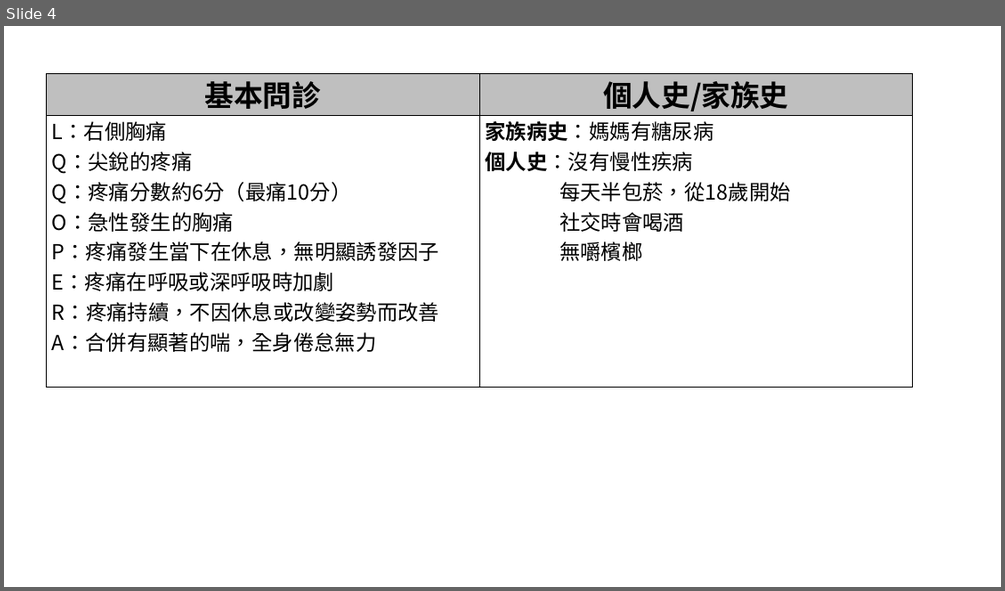
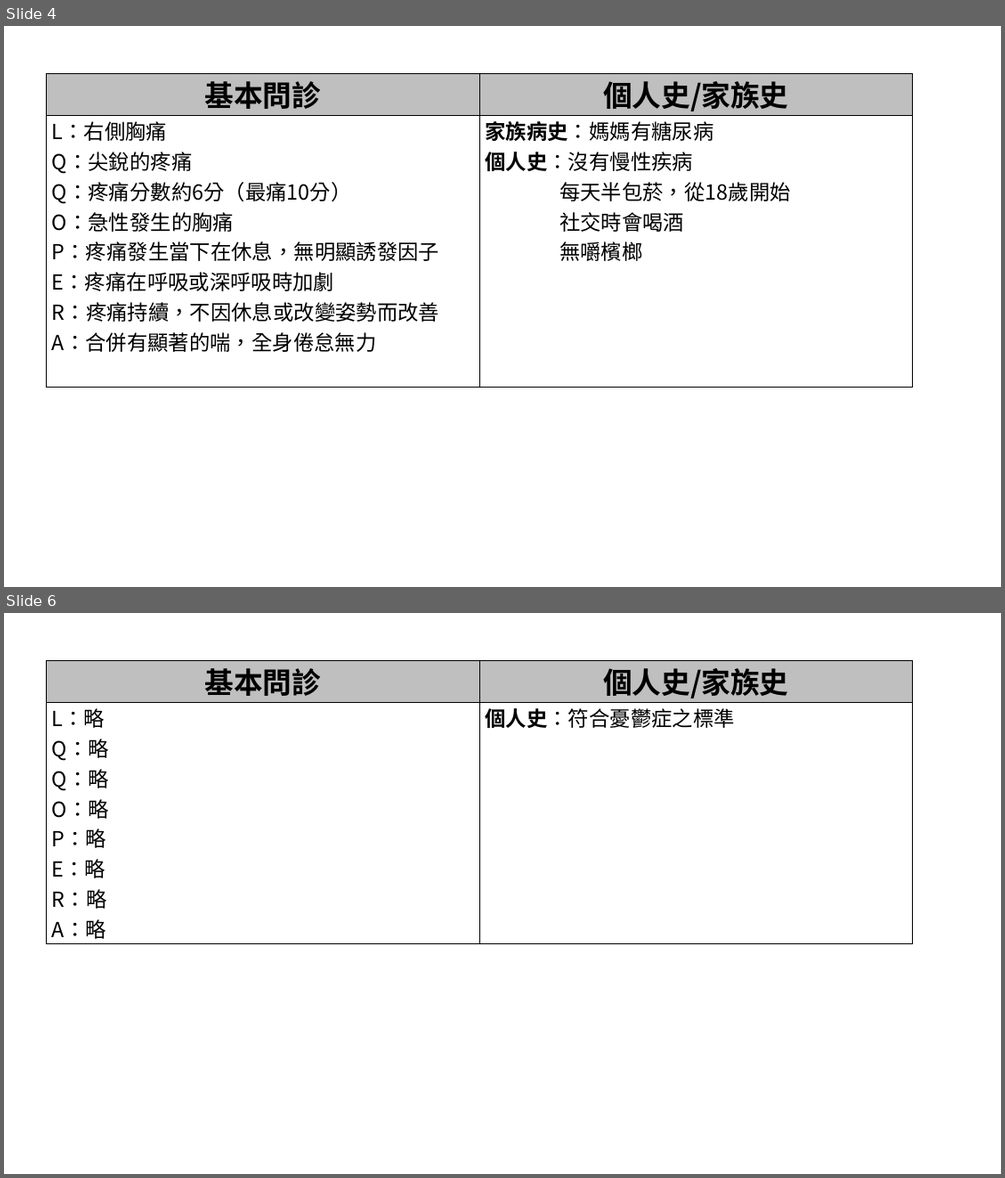
Before and after one commit to CYH16/CaseBot, a slide deck: 原始資料/簡報1.pptx. Shown one above the other, each under a label of ours: slide 4 before the commit, slides 4 and 6 after it; the slides between them are not shown. The pictures are 1005x591 and 1005x1178 pixels, drawn with LibreOffice and Linux fonts; fonts in the diff are those of the drawing. Boxes give left, top, right and bottom in pixels: in the first picture for what was removed or moved away, otherwise in the second. Text is boxed around its words. In the diff, an @@ line names an element or a change of style, - is before the commit and + after.

```diff
--- a/原始資料/簡報1.pptx
+++ b/原始資料/簡報1.pptx
@@ slide 6 added at [4, 613, 1001, 1174], background #FFFFFF @@
@@ table added at [47, 660, 913, 942], 2 rows, 2 columns @@
+基本問診 | 個人史/家族史
+L：略 / Q：略 / Q：略 / O：略 / P：略 / E：略 / R：略 / A：略 | 個人史：符合憂鬱症之標準
```
Also in this commit, not shown: 1 other slide added, 5 other files.
